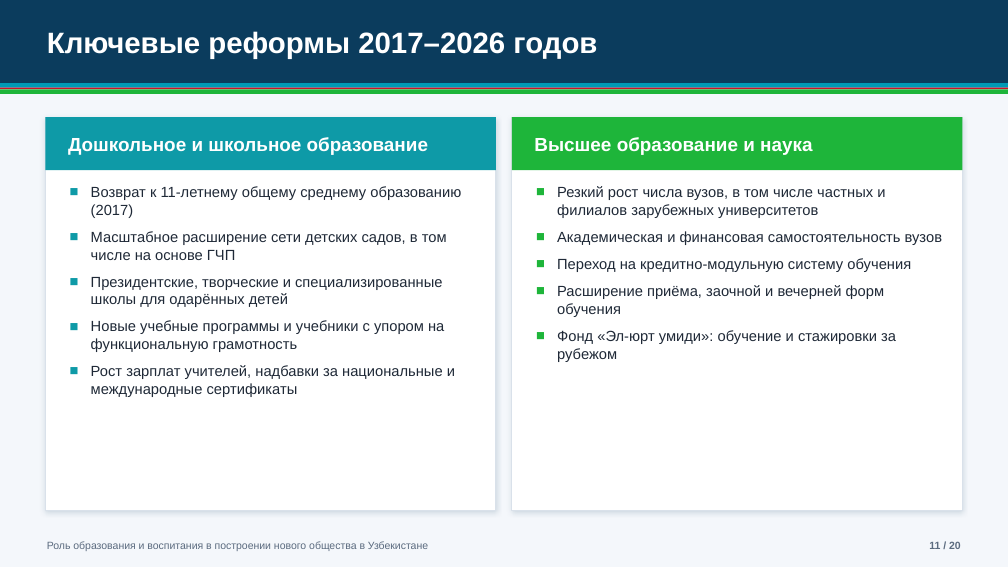
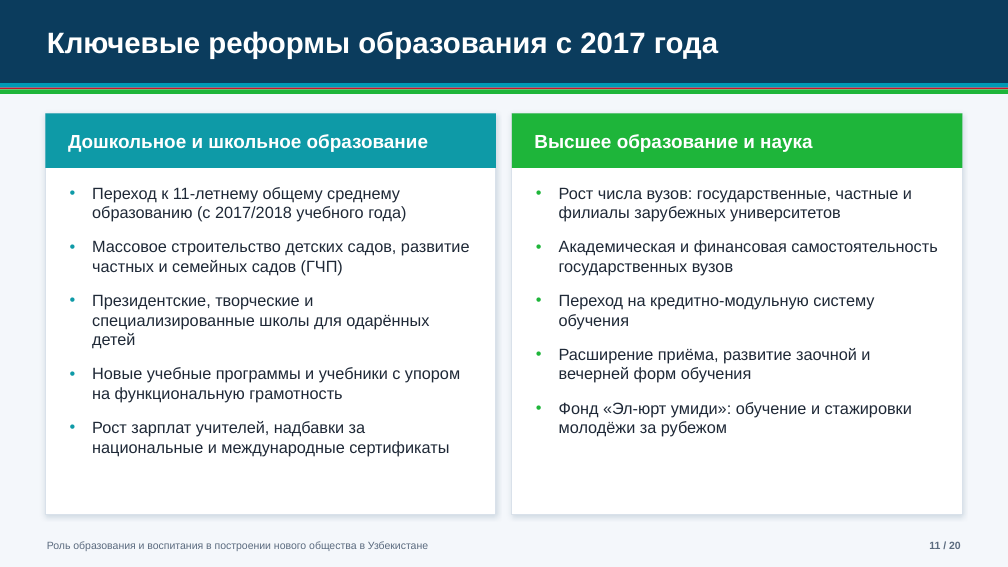
Before and after one commit to muhammadfayzboss-a11y/Prezentatsiyaga, a slide deck: slide 11 of Obrazovanie_i_vospitanie_Novyi_Uzbekistan.pptx. Drawn at 1008x567 pixels with LibreOffice and Linux fonts; fonts in the diff are those of the drawing. Boxes give left, top, right and bottom in pixels: in the first picture for what was removed or moved away, otherwise in the second. Text is boxed around its words. In the diff, an @@ line names an element or a change of style, - is before the commit and + after.

Commit message:
Replace presentation with corrected version
Old version removed. Fixed facts (Constitution art. 1 wording, outdated/unverified statistics replaced with sourced data), broken word and unsupported symbols, text overflow in narrow columns, unattributed quote; added sources and updated README.

```diff
--- a/Obrazovanie_i_vospitanie_Novyi_Uzbekistan.pptx
+++ b/Obrazovanie_i_vospitanie_Novyi_Uzbekistan.pptx
@@ text at box(47, 31, 718, 59): text changed @@
-Ключевые реформы 2017–2026 годов
+Ключевые реформы образования с 2017 года
@@ rectangle "Дошкольное и школьное образование": place and size @@
-rectangle "Дошкольное и школьное образование" at box(45, 117, 496, 170)
+rectangle "Дошкольное и школьное образование" at box(45, 113, 496, 168)
@@ rectangle: place and size @@
-rectangle at box(45, 117, 496, 510)
+rectangle at box(45, 113, 496, 514)
@@ rectangle "Высшее образование и наука": place and size @@
-rectangle "Высшее образование и наука" at box(512, 117, 963, 170)
+rectangle "Высшее образование и наука" at box(512, 113, 963, 168)
@@ rectangle: place and size @@
-rectangle at box(512, 117, 963, 510)
+rectangle at box(512, 113, 963, 514)
@@ text at box(92, 187, 470, 276): text changed; size 14 to 15.5 pt @@
-■ Возврат к 11-летнему общему среднему образованию (2017)
-■ Масштабное расширение сети детских садов, в том числе на основе ГЧП
+• Переход к 11-летнему общему среднему образованию (с 2017/2018 учебного года)
+• Массовое строительство детских садов, развитие частных и семейных садов (ГЧП)
@@ text at box(559, 187, 937, 276): text changed; size 14 to 15.5 pt @@
-■ Резкий рост числа вузов, в том числе частных и филиалов зарубежных университетов
-■ Академическая и финансовая самостоятельность вузов
+• Рост числа вузов: государственные, частные и филиалы зарубежных университетов
+• Академическая и финансовая самостоятельность государственных вузов
@@ text at box(92, 294, 460, 457): size 14 to 15.5 pt in "Президентские, творческие и специализированные школы для ода ...", "Новые учебные программы и учебники с упором ...", "Рост зарплат учителей, надбавки за национальные и ..."; bullet ■ to •; more space between paragraphs @@
@@ text at box(559, 294, 874, 330): size 14 to 15.5 pt in "Переход на кредитно-модульную систему обучения"; bullet ■ to •; more space between paragraphs @@
@@ text at box(559, 348, 912, 437): text changed; size 14 to 15.5 pt @@
-■ Расширение приёма, заочной и вечерней форм обучения
-■ Фонд «Эл-юрт умиди»: обучение и стажировки за рубежом
+• Расширение приёма, развитие заочной и вечерней форм обучения
+• Фонд «Эл-юрт умиди»: обучение и стажировки молодёжи за рубежом
```
Also in this commit, not shown: 17 other slides changed, 1 slide added, 1 slide removed, 1 other file.
